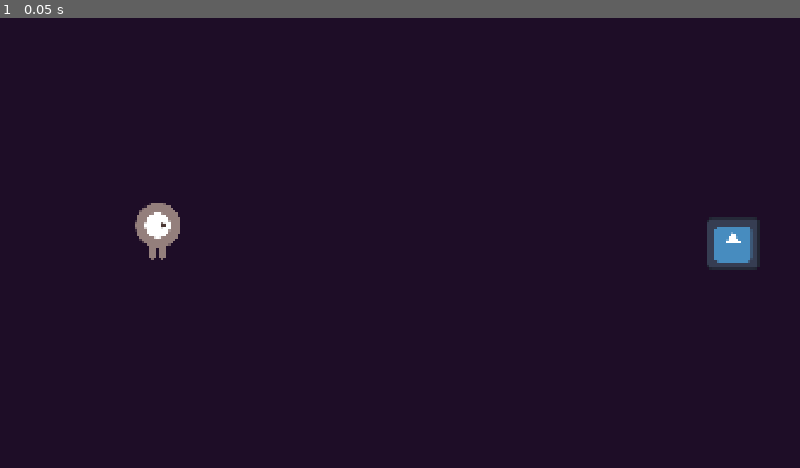
Above: before the commit, frame 1.
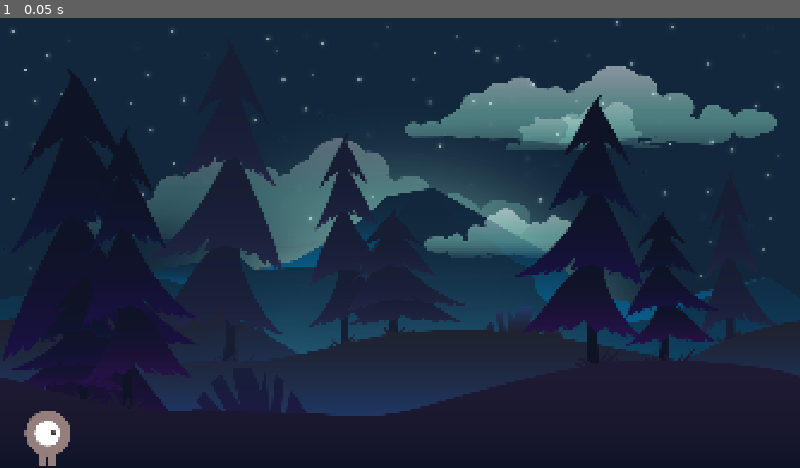
Above: after the commit, the same moment.

Repository: ParkSoeon/EyeTrackingReadingAssistance
Game: Godot game, scene res://main.tscn
Same seed, same stepped clock (60 frames per second), same inputs: the game is played once before the commit and once after it. The engine's default icon, where the game draws it, is replaced by a stand-in: a white triangle on a blue panel in a dark square.
Inputs:
- Up to frame 1 (0.05 s): no input

The runs differ from the first frame. In frame 1, 58% of the frame differs, in the area x 0-100%, y 0-100%.

Commit message:
Feat: parallel background

Diff:
--- a/demo/main.gd
+++ b/demo/main.gd
@@ -8,6 +8,8 @@
 
 # Called every frame. 'delta' is the elapsed time since the previous frame.
 func _process(delta: float) -> void:
+	var position = get_node("Player").position
+	print(position)
 	pass
 
 
--- a/demo/main.tscn
+++ b/demo/main.tscn
@@ -1,24 +1,83 @@
-[gd_scene load_steps=4 format=3 uid="uid://bd6ngxrqw5m8s"]
+[gd_scene load_steps=11 format=3 uid="uid://bd6ngxrqw5m8s"]
 
 [ext_resource type="Script" uid="uid://bqoqpq3lmmemp" path="res://main.gd" id="1_h2yge"]
 [ext_resource type="PackedScene" uid="uid://ixcx7k44x7xt" path="res://player.tscn" id="1_ig7tw"]
 [ext_resource type="PackedScene" uid="uid://bid640k2ffjp5" path="res://portal.tscn" id="2_0xm2m"]
+[ext_resource type="Texture2D" uid="uid://b5koi2xpe1qij" path="res://art/background/layers/clouds_1.png" id="2_1bvp3"]
+[ext_resource type="Texture2D" uid="uid://dlb3urti2dp8f" path="res://art/background/layers/sky.png" id="2_4c57u"]
+[ext_resource type="Texture2D" uid="uid://bnmt5vrghj4uc" path="res://art/background/layers/ground_2.png" id="3_lquwl"]
+[ext_resource type="Texture2D" uid="uid://7ix06x3stkqa" path="res://art/background/layers/rocks.png" id="4_efxa6"]
+[ext_resource type="Texture2D" uid="uid://d2w1557sbrgx5" path="res://art/background/layers/clouds_2.png" id="5_dg77c"]
+[ext_resource type="Texture2D" uid="uid://b8cc5c4mtp0uh" path="res://art/background/layers/ground_1.png" id="6_ycdy4"]
+[ext_resource type="Texture2D" uid="uid://co7jk1fhiw1ek" path="res://art/background/layers/ground_3.png" id="8_w48qg"]
 
 [node name="Main" type="Node"]
 script = ExtResource("1_h2yge")
 
-[node name="ColorRect" type="ColorRect" parent="."]
-anchors_preset = 15
-anchor_right = 1.0
-anchor_bottom = 1.0
-grow_horizontal = 2
-grow_vertical = 2
-color = Color(0.119973, 0.0527629, 0.154325, 1)
+[node name="ParallaxBackground" type="ParallaxBackground" parent="."]
+
+[node name="ParallaxLayer" type="ParallaxLayer" parent="ParallaxBackground"]
+motion_scale = Vector2(0.2, 0.2)
+motion_mirroring = Vector2(1920, 0)
+
+[node name="Sprite2D" type="Sprite2D" parent="ParallaxBackground/ParallaxLayer"]
+position = Vector2(956, 540)
+texture = ExtResource("2_4c57u")
+
+[node name="ParallaxLayer2" type="ParallaxLayer" parent="ParallaxBackground"]
+motion_scale = Vector2(0.3, 0.3)
+motion_mirroring = Vector2(1920, 0)
+
+[node name="Sprite2D" type="Sprite2D" parent="ParallaxBackground/ParallaxLayer2"]
+position = Vector2(960, 540)
+texture = ExtResource("2_1bvp3")
+
+[node name="ParallaxLayer3" type="ParallaxLayer" parent="ParallaxBackground"]
+motion_scale = Vector2(0.5, 0.5)
+motion_mirroring = Vector2(1920, 0)
+
+[node name="Sprite2D" type="Sprite2D" parent="ParallaxBackground/ParallaxLayer3"]
+position = Vector2(960, 540)
+texture = ExtResource("4_efxa6")
+
+[node name="ParallaxLayer4" type="ParallaxLayer" parent="ParallaxBackground"]
+position = Vector2(960, 540)
+motion_scale = Vector2(0.6, 0.6)
+motion_mirroring = Vector2(1920, 0)
+
+[node name="Sprite2D" type="Sprite2D" parent="ParallaxBackground/ParallaxLayer4"]
+texture = ExtResource("5_dg77c")
+
+[node name="ParallaxLayer5" type="ParallaxLayer" parent="ParallaxBackground"]
+motion_scale = Vector2(0.7, 0.7)
+motion_mirroring = Vector2(1920, 0)
+
+[node name="Sprite2D" type="Sprite2D" parent="ParallaxBackground/ParallaxLayer5"]
+position = Vector2(960, 540)
+texture = ExtResource("6_ycdy4")
+
+[node name="ParallaxLayer6" type="ParallaxLayer" parent="ParallaxBackground"]
+motion_scale = Vector2(0.8, 0.8)
+motion_mirroring = Vector2(1920, 0)
+
+[node name="Sprite2D" type="Sprite2D" parent="ParallaxBackground/ParallaxLayer6"]
+position = Vector2(960, 540)
+texture = ExtResource("3_lquwl")
+
+[node name="ParallaxLayer7" type="ParallaxLayer" parent="ParallaxBackground"]
+motion_mirroring = Vector2(1920, 0)
+
+[node name="Sprite2D" type="Sprite2D" parent="ParallaxBackground/ParallaxLayer7"]
+position = Vector2(960, 540)
+texture = ExtResource("8_w48qg")
 
 [node name="portal" parent="." instance=ExtResource("2_0xm2m")]
-position = Vector2(1758, 540)
+position = Vector2(3768, 1009)
 
 [node name="Player" parent="." instance=ExtResource("1_ig7tw")]
-position = Vector2(378, 510)
+position = Vector2(114, 1009)
+
+[node name="Camera2D" type="Camera2D" parent="Player"]
+position = Vector2(846, -469)
 
 [connection signal="hit" from="Player" to="." method="_on_player_hit"]
Binary file added: demo/art/background/layers/clouds_1.png
Not shown, added: demo/art/background/layers/clouds_1.png.import
Binary file added: demo/art/background/layers/clouds_2.png
Not shown, added: demo/art/background/layers/clouds_2.png.import
Binary file added: demo/art/background/layers/ground_1.png
Not shown, added: demo/art/background/layers/ground_1.png.import
Binary file added: demo/art/background/layers/ground_2.png
Not shown, added: demo/art/background/layers/ground_2.png.import
Binary file added: demo/art/background/layers/ground_3.png
Not shown, added: demo/art/background/layers/ground_3.png.import
Binary file added: demo/art/background/layers/plant.png
Not shown, added: demo/art/background/layers/plant.png.import
(and 4 more such lines)
